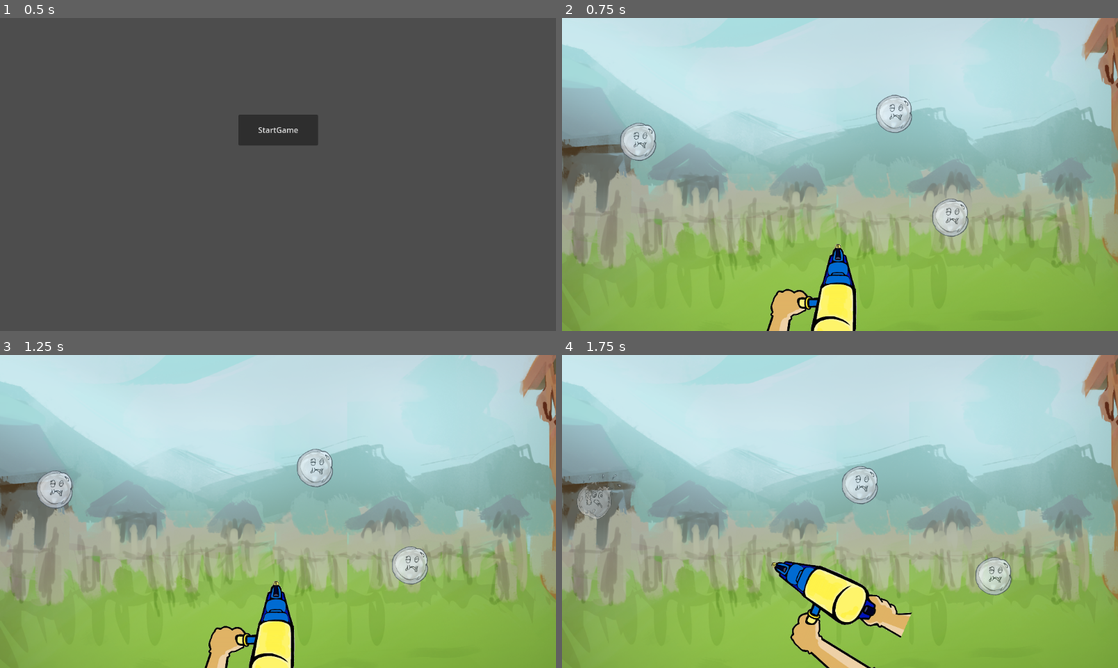
Above: before the commit, frames 1-4 (two rows, left to right).
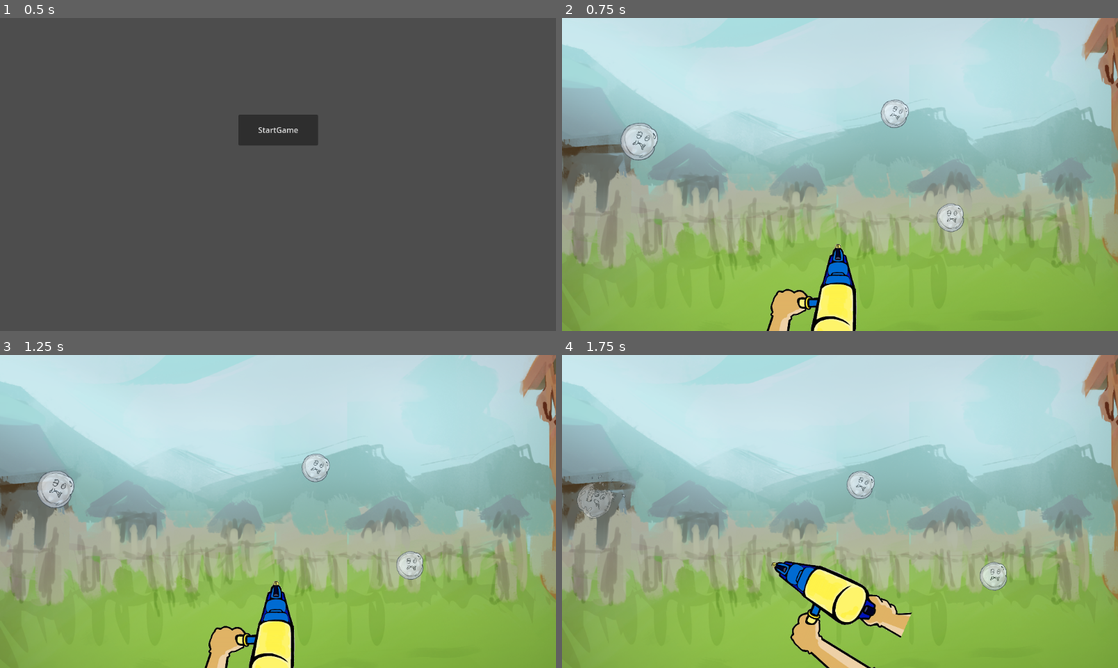
Above: after the commit, the same moments.

Repository: Rupuu/Plyok
Game: Godot game, scene res://scenes/main-menu.tscn
Two runs of this game, one before a commit and one after it. Both use one fixed random seed, a clock stepped at 60 frames per second and the inputs below.
Inputs (mouse positions are in pixels of both pictures, inside the frame that each line leads up to):
- Up to frame 1 (0.5 s): no input
- Up to frame 2 (0.75 s): click "StartGame" at 0.5 s
- Up to frame 3 (1.25 s): no input
- Up to frame 4 (1.75 s): move the mouse to (617, 492) at 1.27 s; click (617, 492) at 1.42 s

Frame 1 is identical in both runs. In frame 2, 1.0% of the frame differs, in the area x 10-74%, y 24-70%; in frame 3, 1.0%; in frame 4, 1.1%, in the area x 2-81%, y 35-77%.

Commit message:
scale and adjustments to bubbles

Diff:
--- a/scenes/bubble.tscn
+++ b/scenes/bubble.tscn
@@ -103,7 +103,7 @@
 
 [node name="AnimatedSprite2D" type="AnimatedSprite2D" parent="."]
 position = Vector2(3, 2)
-scale = Vector2(0.32375, 0.32375)
+scale = Vector2(0.324, 0.324)
 sprite_frames = SubResource("SpriteFrames_t3gr1")
 animation = &"idle"
 autoplay = "idle"
--- a/scenes/level1.tscn
+++ b/scenes/level1.tscn
@@ -55,9 +55,12 @@
 
 [node name="Bubble" parent="." instance=ExtResource("3_1w46a")]
 position = Vector2(-403, -75)
+scale = Vector2(1.25, 1.25)
 
 [node name="Bubble2" parent="." instance=ExtResource("3_1w46a")]
 position = Vector2(214, 82)
+scale = Vector2(0.75, 0.75)
 
 [node name="Bubble3" parent="." instance=ExtResource("3_1w46a")]
 position = Vector2(124, -137)
+scale = Vector2(0.5, 0.5)
--- a/scripts/bubble.gd
+++ b/scripts/bubble.gd
@@ -9,7 +9,15 @@
 @onready var animation_player = $AnimatedSprite2D
 
 func _ready():
-	velocity = Vector2(choose([-20,20,-40,40]),choose([-20,20,-40,40])).normalized() * SPEED
+		# Set random velocity for the bubble
+	velocity = Vector2(choose([-20, 20, -40, 40]), choose([-20, 20, -40, 40])).normalized() * SPEED
+
+	# Rotate the bubble randomly
+	animation_player.rotate(choose([-0.3, -0.3, 0, 0.3, 0.4]))
+
+	# Set random size for the bubble
+	var random_scale = choose([0.75, 1.0, 1.25])  # Choose a random scale factor
+	scale = Vector2(random_scale, random_scale)  # Apply uniform scaling
 
 func _physics_process(delta):
 	var collision = move_and_collide(velocity * delta)
Not shown, changed: .DS_Store
